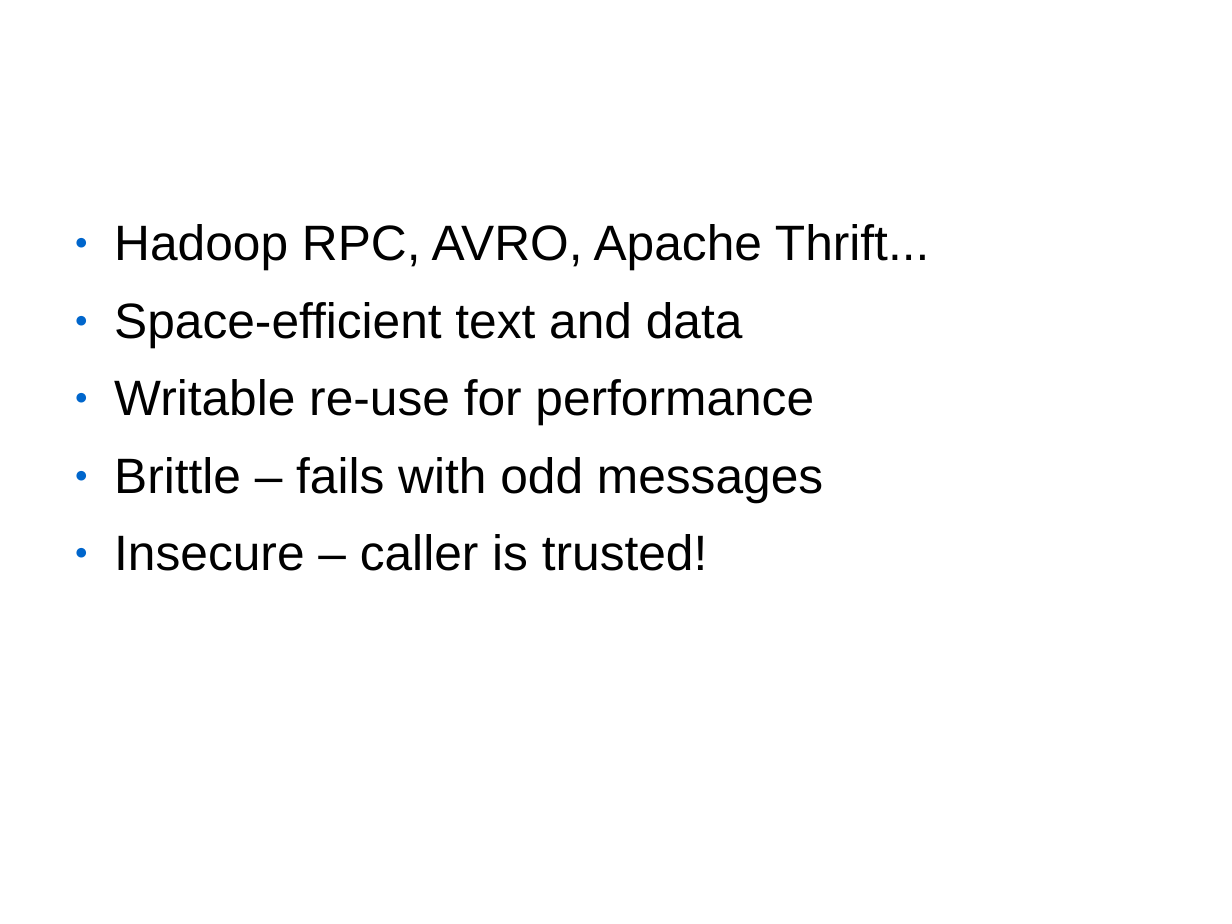
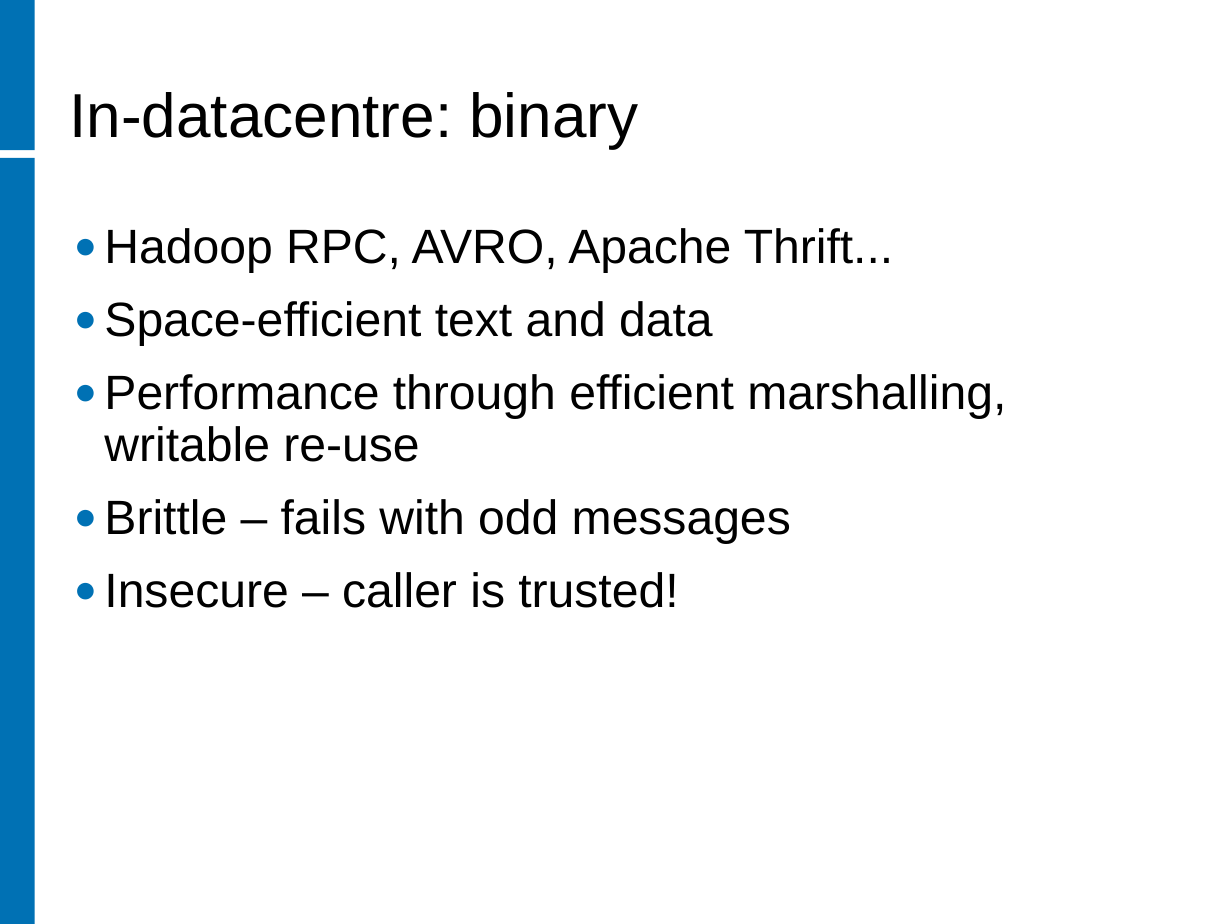
Before and after one commit to rhusar/smartfrog, a slide deck: slide 3 of core/components/hadoop/doc/workshop/mombasa.ppt (slide 2 before the commit). Drawn at 1232x924 pixels with LibreOffice and Linux fonts; fonts in the diff are those of the drawing; background and template pictures are left out. Boxes give left, top, right and bottom in pixels: in the first picture for what was removed or moved away, otherwise in the second. Text is boxed around its words. In the diff, an @@ line names an element or a change of style, - is before the commit and + after.

```diff
--- a/core/components/hadoop/doc/workshop/mombasa.ppt
+++ b/core/components/hadoop/doc/workshop/mombasa.ppt
@@ rectangle added at [0,0,35,150], fill #0071B4 @@
@@ title "In-datacentre: binary" at [70,92,638,148]: size 44 to 40 pt, text colour #FFFFFF to #000000, bold off; alignment centre to left; more space between paragraphs; vertical alignment middle to bottom @@
@@ rectangle added at [0,158,35,923], fill #0071B4 @@
@@ text at [104,228,893,608]: size 32 to 31 pt in "Hadoop RPC, AVRO, Apache Thrift...", "Space-efficient text and data", "Brittle – fails with odd messages", "Insecure – caller is trusted!"; indent changed; line spacing 0.93 to 0.9; bullet colour #0066CC to #0071B4 @@
@@ text at [104,374,1006,462]: text changed; size 32 to 31 pt @@
-● Writable re-use for performance
+● Performance through efficient marshalling, writable re-use
```
Also in this commit, not shown: 8 other slides changed, 4 slides added, 2 slides removed, 2 other files.
